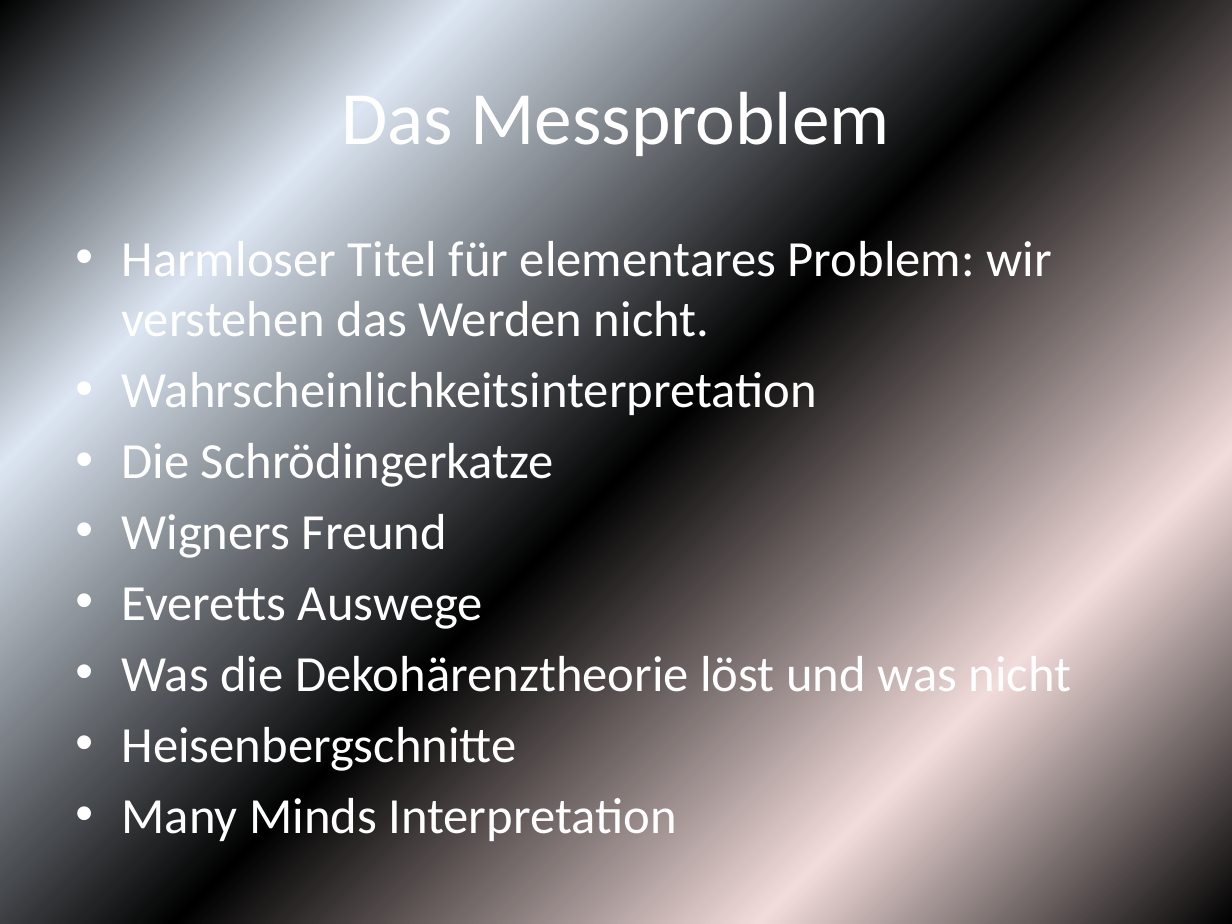
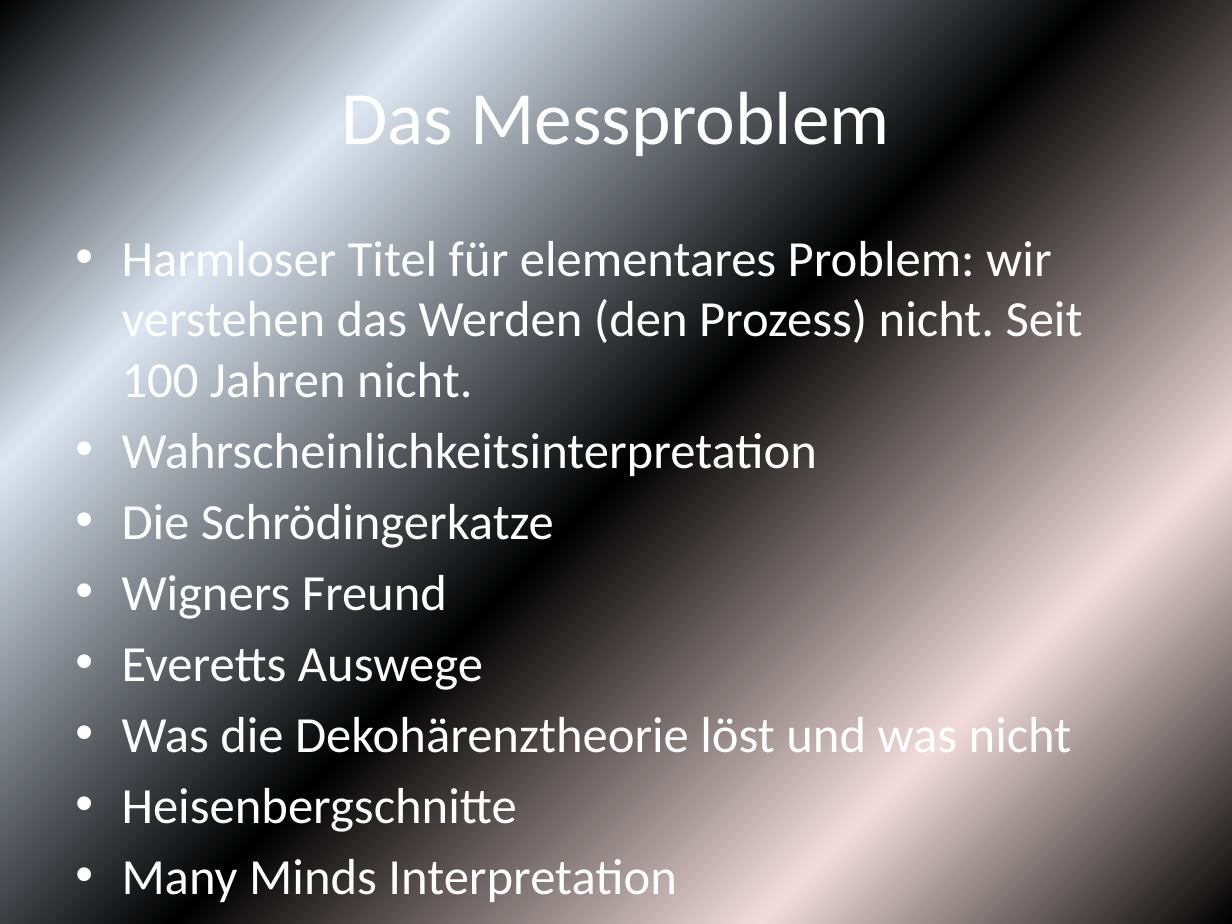
Before and after one commit to HaraldRieder/Physikalismus, a slide deck: slide 15 of Philosophie.pptx (slide 14 before the commit). Drawn at 1232x924 pixels with LibreOffice and Linux fonts; fonts in the diff are those of the drawing. Boxes give left, top, right and bottom in pixels: in the first picture for what was removed or moved away, otherwise in the second. Text is boxed around its words. In the diff, an @@ line names an element or a change of style, - is before the commit and + after.

```diff
--- a/Philosophie.pptx
+++ b/Philosophie.pptx
@@ text at (122,234,1083,410): text changed @@
-• Harmloser Titel für elementares Problem: wir verstehen das Werden nicht.
+• Harmloser Titel für elementares Problem: wir verstehen das Werden (den Prozess) nicht. Seit 100 Jahren nicht.
```
Also in this commit, not shown: 9 other slides changed, 3 slides added, 3 slides removed.
